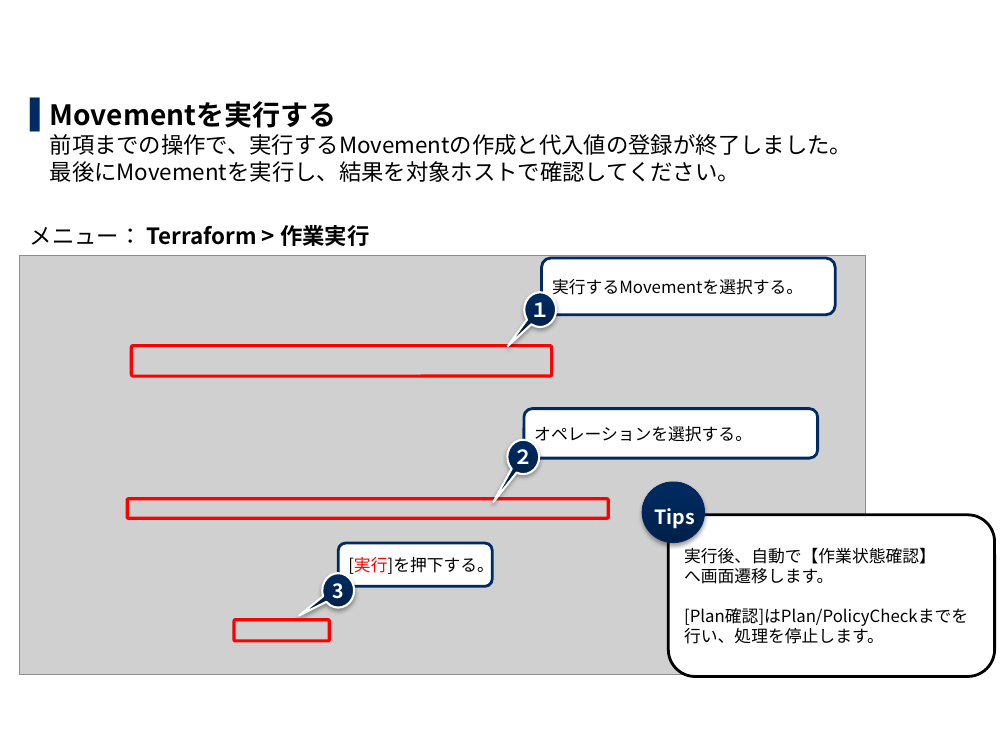
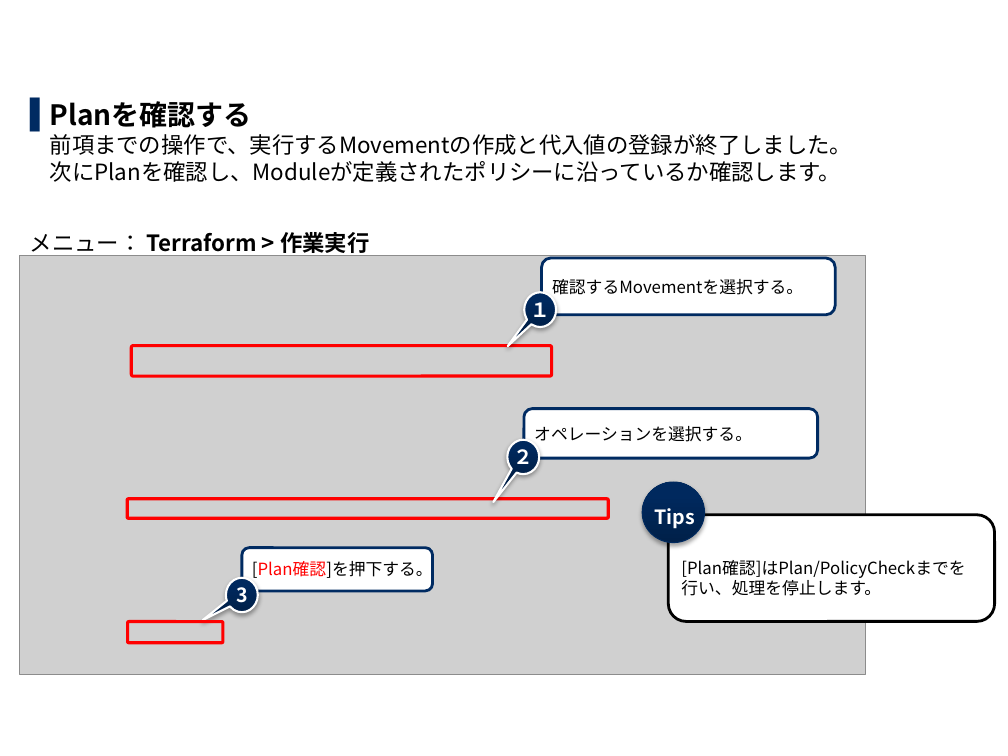
Before and after one commit to exastro-suite/it-automation-docs, a slide deck: slide 35 of asset/Learn_ja/ITA-Terraform-driver-practice_ja.pptx (slide 30 before the commit). Drawn at 1008x756 pixels with LibreOffice and Linux fonts; fonts in the diff are those of the drawing; grey boxes stand for pictures; background and template pictures are left out. Boxes give left, top, right and bottom in pixels: in the first picture for what was removed or moved away, otherwise in the second. Text is boxed around its words. In the diff, an @@ line names an element or a change of style, - is before the commit and + after.

```diff
--- a/asset/Learn_ja/ITA-Terraform-driver-practice_ja.pptx
+++ b/asset/Learn_ja/ITA-Terraform-driver-practice_ja.pptx
@@ text at <box>50,101,852,182</box>: text changed @@
-▌ Movementを実行する
-  前項までの操作で、実行するMovementの作成と代入値の登録が終了しました。
-  最後にMovementを実行し、結果を対象ホストで確認してください。
+▌ Planを確認する
+  前項までの操作で、実行するMovementの作成と代入値の登録が終了しました。
+  次にPlanを確認し、Moduleが定義されたポリシーに沿っているか確認します。
@@ text in rounded rectangle at <box>552,279,803,295</box>: text changed @@
-実行するMovementを選択する。
+確認するMovementを選択する。
@@ rounded rectangle "[Plan確認]はPlan/PolicyCheckまでを": place and size @@
-rounded rectangle "[Plan確認]はPlan/PolicyCheckまでを" at <box>668,515,995,676</box>
+rounded rectangle "[Plan確認]はPlan/PolicyCheckまでを" at <box>668,515,995,622</box>
@@ rounded rectangle "[Plan確認]を押下する。": place and size @@
-rounded rectangle "[Plan確認]を押下する。" at <box>339,543,493,587</box>
+rounded rectangle "[Plan確認]を押下する。" at <box>242,547,432,591</box>
@@ text in rounded rectangle at <box>252,559,433,581</box>: text changed @@
-[実行]を押下する。
+[Plan確認]を押下する。
@@ text in rounded rectangle at <box>684,547,936,584</box>: paragraph removed @@
-実行後、自動で【作業状態確認】
-へ画面遷移します。
@@ speech bubble "3": place and size @@
-speech bubble "3" at <box>323,574,355,608</box>
+speech bubble "3" at <box>226,578,258,612</box>
@@ rounded rectangle: place and size @@
-rounded rectangle at <box>234,620,330,641</box>
+rounded rectangle at <box>128,622,224,643</box>
```
Also in this commit, not shown: 20 other slides changed, 9 slides added, 1 other file.
